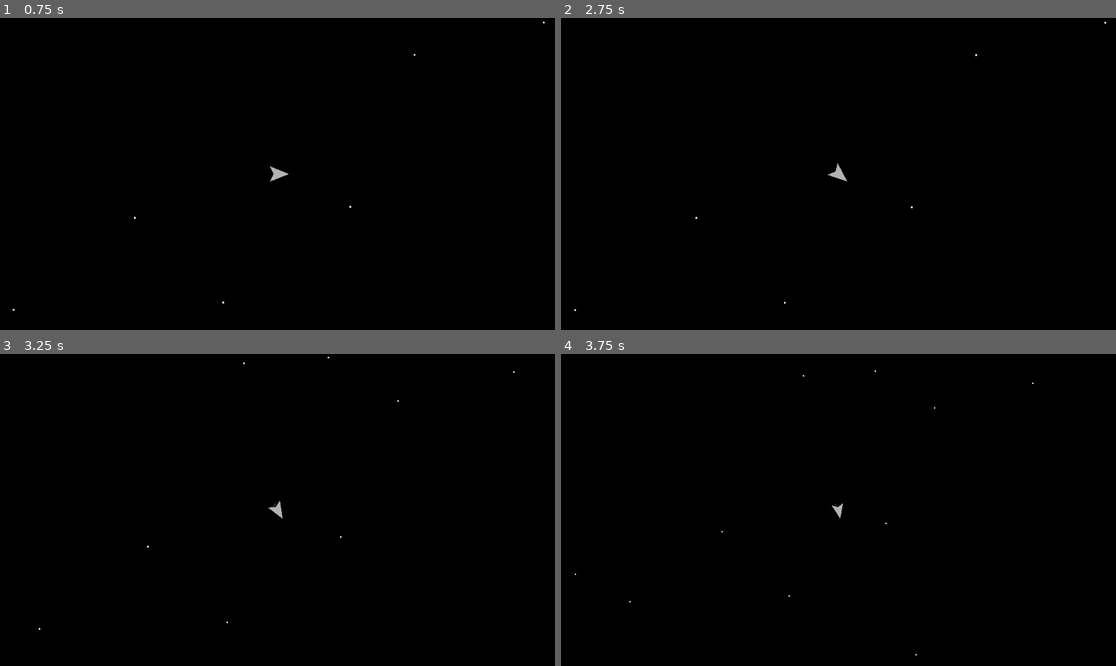
Above: before the commit, frames 1-4 (two rows, left to right).
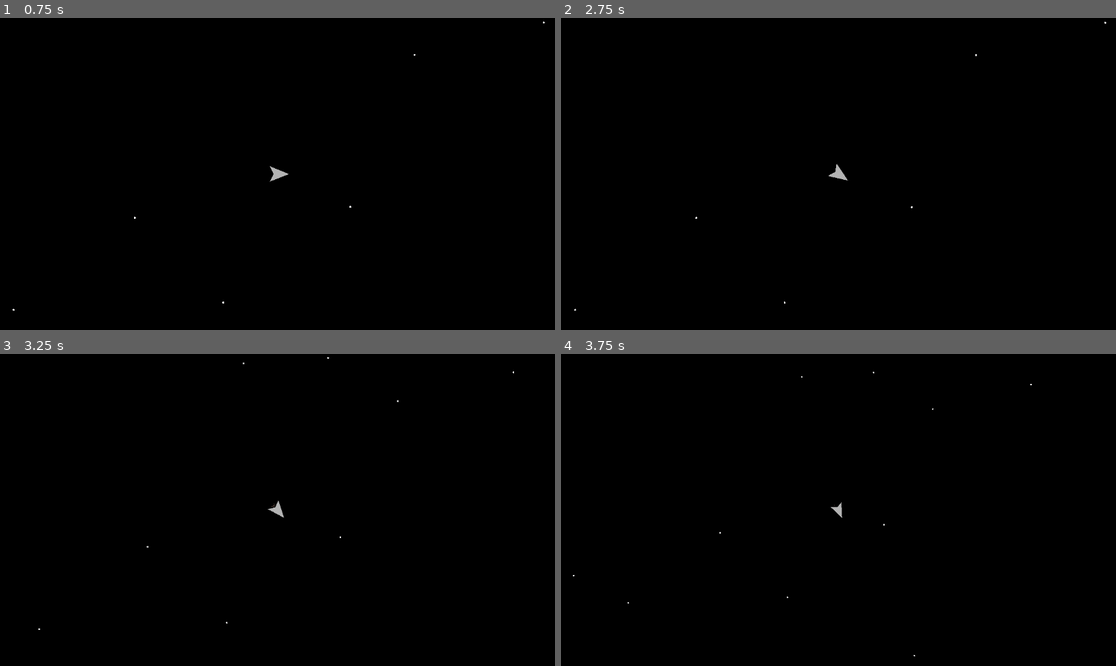
Above: after the commit, the same moments.

Repository: Griiimon/SpaceVampiresDemo
Game: Godot game, scene res://level.tscn
The game is run twice, just before and just after one commit, with the same random seed, the same clock (stepped at 60 frames per second) and the same inputs.
Inputs (mouse positions are in pixels of both pictures, inside the frame that each line leads up to):
- Up to frame 1 (0.75 s): tap Enter at 0.5 s; move the mouse to (399, 158) at 0.52 s; hold D (right) from 0.53 s (still down)
- Up to frame 2 (2.75 s): tap Space at 1.25 s; move the mouse to (727, 189) at 1.27 s; release D (right) at 1.28 s; hold S (down) 1.28-2.03 s; tap Enter at 2 s; move the mouse to (894, 105) at 2.02 s; hold D (right) from 2.03 s (still down)
- Up to frame 3 (3.25 s): move the mouse to (249, 572) at 2.77 s; release D (right) at 2.78 s; hold W (up) from 2.78 s (still down)
- Up to frame 4 (3.75 s): move the mouse to (1005, 556) at 3.52 s; release W (up) at 3.53 s; hold A (left) from 3.53 s (still down)

Frame 1 is identical in both runs. In frame 2, less than 0.1% of the frame differs, in the area x 2-76%, y 11-94%; in frame 3, less than 0.1%; in frame 4, less than 0.1%, in the area x 2-86%, y 5-97%.

Commit message:
Implement rotational dampeners

Diff:
--- a/src/player/player_ship.tscn
+++ b/src/player/player_ship.tscn
@@ -1,10 +1,11 @@
-[gd_scene load_steps=11 format=3 uid="uid://b2kp6fuk76cal"]
+[gd_scene load_steps=13 format=3 uid="uid://b2kp6fuk76cal"]
 
 [ext_resource type="Script" uid="uid://d3hgu068whlda" path="res://player/player_ship.gd" id="1_oe5wf"]
 [ext_resource type="Script" uid="uid://billvtu67ery0" path="res://ship/player_ship_controller.gd" id="2_aq6oq"]
 [ext_resource type="Script" uid="uid://bwfv4vrfmlbno" path="res://ship/components/base_ship_component.gd" id="2_rpgy0"]
 [ext_resource type="Script" uid="uid://dr8b1fgaj2uj2" path="res://ship/components/main_thruster_component.gd" id="3_e0oyn"]
 [ext_resource type="Script" uid="uid://d2v5mtensxphv" path="res://ship/components/control_thrusters_component.gd" id="4_v44f0"]
+[ext_resource type="Script" uid="uid://5w0ld3sy84b7" path="res://ship/components/rotational_dampeners_component.gd" id="5_j6obm"]
 [ext_resource type="PackedScene" uid="uid://ot3x2ayemre1" path="res://ship/effects/particle_thruster_effect.tscn" id="5_rpgy0"]
 [ext_resource type="Script" uid="uid://bknlxd1numre6" path="res://ship/effect_delegator.gd" id="5_xwq2p"]
 
@@ -18,6 +19,11 @@
 tier = 1
 metadata/_custom_type_script = "uid://d2v5mtensxphv"
 
+[sub_resource type="Resource" id="Resource_mpsxo"]
+script = ExtResource("5_j6obm")
+tier = 1
+metadata/_custom_type_script = "uid://5w0ld3sy84b7"
+
 [sub_resource type="CapsuleShape2D" id="CapsuleShape2D_5xgho"]
 radius = 15.85
 height = 40.95
@@ -25,7 +31,7 @@
 [node name="Player Ship" type="RigidBody2D" node_paths=PackedStringArray("controller", "effect_delegator")]
 script = ExtResource("1_oe5wf")
 controller = NodePath("PlayerShipController")
-components = Array[ExtResource("2_rpgy0")]([SubResource("Resource_v44f0"), SubResource("Resource_j6obm")])
+components = Array[ExtResource("2_rpgy0")]([SubResource("Resource_v44f0"), SubResource("Resource_j6obm"), SubResource("Resource_mpsxo")])
 effect_delegator = NodePath("EffectDelegator")
 
 [node name="EffectDelegator" type="Node" parent="." node_paths=PackedStringArray("main_thruster_effect")]
--- a/src/ship/components/rotational_dampeners_component.gd
+++ b/src/ship/components/rotational_dampeners_component.gd
@@ -1 +1,17 @@
+class_name RotationalDampenersComponent
 extends BaseShipComponent
+
+const DAMPING_PER_TIER= 0.2
+
+
+
+func tick(ship: Ship, delta: float):
+	var thrust_input: float= ship.controller.thrust
+	if is_zero_approx(thrust_input):
+		ship.angular_damp= get_damping()
+	else:
+		ship.angular_damp= 0
+
+
+func get_damping()-> float:
+	return tier * DAMPING_PER_TIER
